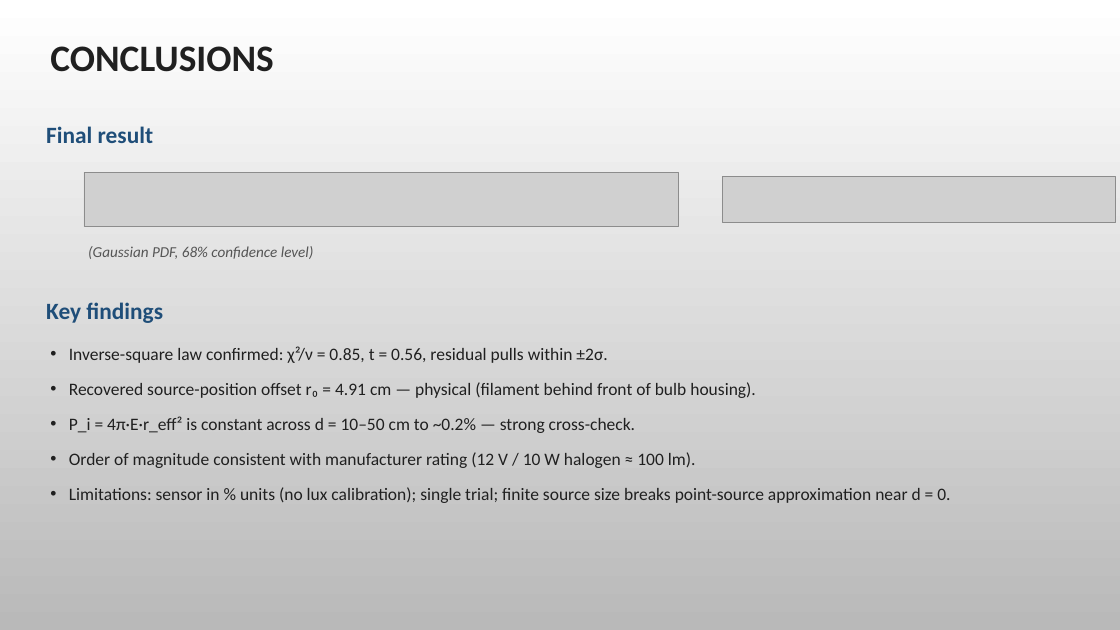
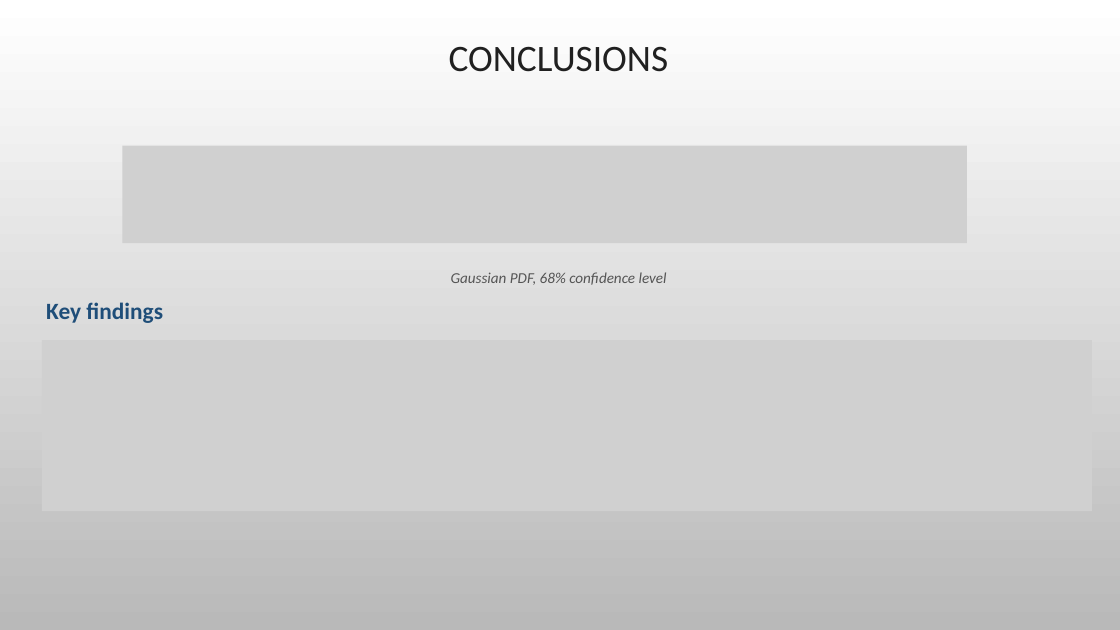
Before and after one commit to wizdaksh/Physics-III-Lab, a slide deck: slide 11 of Light Intensity and Distance/Lab_6_Light_Intensity.pptx (slide 9 before the commit). Drawn at 1120x630 pixels with LibreOffice and Linux fonts; fonts in the diff are those of the drawing; grey boxes stand for pictures; background and template pictures are left out. Boxes give left, top, right and bottom in pixels: in the first picture for what was removed or moved away, otherwise in the second. Text is boxed around its words. In the diff, an @@ line names an element or a change of style, - is before the commit and + after.

```diff
--- a/Light Intensity and Distance/Lab_6_Light_Intensity.pptx
+++ b/Light Intensity and Distance/Lab_6_Light_Intensity.pptx
@@ title "CONCLUSIONS" at (x1=449, y1=46, x2=669, y2=72): bold off; alignment left to centre @@
@@ text removed at (x1=46, y1=126, x2=153, y2=143) @@
-Final result
@@ picture added at (x1=123, y1=145, x2=967, y2=243) @@
@@ picture removed at (x1=84, y1=172, x2=679, y2=227) @@
@@ picture removed at (x1=723, y1=176, x2=1116, y2=223) @@
@@ text at (x1=451, y1=272, x2=667, y2=285): text changed @@
-(Gaussian PDF, 68% confidence level)
+Gaussian PDF, 68% confidence level
@@ picture added at (x1=42, y1=340, x2=1092, y2=512) @@
@@ text removed at (x1=69, y1=346, x2=950, y2=503) @@
-• Inverse-square law confirmed: χ²/ν = 0.85, t = 0.56, residual pulls within ±2σ.
-• Recovered source-position offset r₀ = 4.91 cm — physical (filament behind front of bulb housing).
-• P_i = 4π·E·r_eff² is constant across d = 10–50 cm to ~0.2% — strong cross-check.
-• Order of magnitude consistent with manufacturer rating (12 V / 10 W halogen ≈ 100 lm).
-• Limitations: sensor in % units (no lux calibration); single trial; finite source size breaks point-source approximation near d = 0.
```
Also in this commit, not shown: 7 other slides changed, 3 slides added, 1 slide removed, 12 other files.
